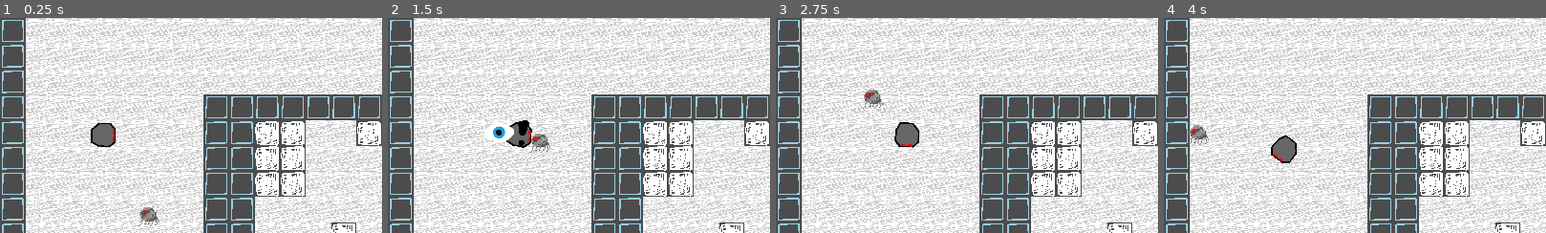
Above: before the commit, frames 1-4 (left to right).
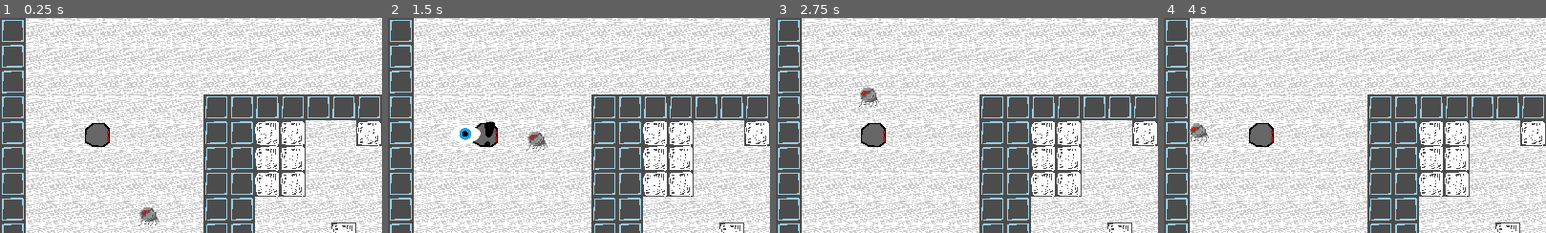
Above: after the commit, the same moments.

Repository: Roachbones/Visendus
Game: Godot game, scene res://TileMap.tscn
Same seed, same stepped clock (60 frames per second), same inputs: the game is played once before the commit and once after it.
Inputs (mouse positions are % of the whole screen's width and height, from its top left):
- Up to frame 1 (0.25 s): no input
- Up to frame 2 (1.5 s): move the mouse to (45, 70) at 0.52 s; hold Up (ui_up) from 0.53 s (still down); click (45, 70) at 0.67 s; move the mouse to (80, 65) at 1.27 s
- Up to frame 3 (2.75 s): move the mouse to (20, 35) at 2.02 s; release Up (ui_up) at 2.03 s; hold Left (ui_left) from 2.03 s (still down)
- Up to frame 4 (4 s): move the mouse to (55, 50) at 2.77 s; click (55, 50) at 2.92 s; move the mouse to (35, 25) at 3.52 s; release Left (ui_left) at 3.53 s; hold Down (ui_down) from 3.53 s (still down)
The pictures show only the part of the screen within x 0-50%, y 12-62%; the shares and areas given below are measured in that part.

The runs differ from the first frame. In frame 1, 0.5% of the frame differs, in the area x 22-31%, y 48-60%; in frame 2, 1.9%, in the area x 16-43%, y 47-63%; in frame 3, 1.6%; in frame 4, 1.5%.
Error after the commit: Parse Error: Expected '(' after assert (res://roomba.gd:14)

Commit message:
made no progress

Diff:
--- a/Seer.gd
+++ b/Seer.gd
@@ -1,8 +1,8 @@
 extends Node2D
 
 export var max_peripheral_angle = 0.3
-export(NodePath) var target_path
-onready var target = get_node(target_path) as Node2D
+#export(NodePath) var target_path
+var target: Node2D
 var space_state: Physics2DDirectSpaceState
 var collision: Dictionary
 
@@ -10,10 +10,16 @@
 var looking: Vector2 #normalized, direction we're looking
 var peripherality: float #radians
 
+func _ready():
+	#target = get_node(target_path)
+	target = get_parent().get_parent().get_node("Ides") #i don't like this....
+
 func _process(_delta):
 	$AnimatedSprite.rotation = -global_rotation
 
 func _physics_process(_delta):
+	if target == null:
+		return
 	to_target = target.global_position - global_position
 	looking = Vector2(cos(global_rotation), sin(global_rotation))
 	peripherality = abs(looking.angle_to(to_target))
@@ -21,6 +27,5 @@
 		space_state = get_world_2d().direct_space_state
 		collision = space_state.intersect_ray(global_position, target.global_position, [self])
 		if collision.collider == target:
-			print("TARGET SPOTTED!!!!")
 			$AnimatedSprite.play("alert")
 			$AnimatedSprite.set_frame(0)
--- /dev/null
+++ b/TileMap.gd
@@ -0,0 +1,14 @@
+extends TileMap
+#i think we might need to move this script to a higher node when we have multiple levels?
+
+
+# Called when the node enters the scene tree for the first time.
+func _ready():
+	pass
+
+func handle_collision_input():
+	print("huh?")
+
+# Called every frame. 'delta' is the elapsed time since the previous frame.
+#func _process(delta):
+#	pass
--- a/TileMap.tscn
+++ b/TileMap.tscn
@@ -1,26 +1,26 @@
-[gd_scene load_steps=4 format=2]
+[gd_scene load_steps=5 format=2]
 
 [ext_resource path="res://tileset.tres" type="TileSet" id=1]
-[ext_resource path="res://Ides.tscn" type="PackedScene" id=2]
-[ext_resource path="res://Roomba.tscn" type="PackedScene" id=3]
+[ext_resource path="res://TileMap.gd" type="Script" id=2]
+[ext_resource path="res://Ides.tscn" type="PackedScene" id=3]
+[ext_resource path="res://Roomba.tscn" type="PackedScene" id=4]
 
 [node name="Level0" type="TileMap"]
 tile_set = ExtResource( 1 )
 cell_clip_uv = true
 format = 1
 tile_data = PoolIntArray( 0, 0, 3, 1, 0, 3, 2, 0, 3, 3, 0, 3, 4, 0, 3, 5, 0, 3, 6, 0, 3, 7, 0, 3, 8, 0, 3, 9, 0, 3, 10, …(6903 unchanged characters)…
+script = ExtResource( 2 )
 
-[node name="Ides" parent="." instance=ExtResource( 2 )]
+[node name="Ides" parent="." instance=ExtResource( 3 )]
 light_mask = 0
 position = Vector2( 374.426, 626.551 )
 
-[node name="roomba" parent="." instance=ExtResource( 3 )]
+[node name="roomba" parent="." instance=ExtResource( 4 )]
 position = Vector2( 244.595, 421.405 )
 rotation = -6.28975
+input_pickable = true
 speed = 1
 rotation_speed = 0.02
 
-[node name="Seer" parent="roomba" index="2"]
-target_path = NodePath("../../Ides")
-
 [editable path="roomba"]
--- a/project.godot
+++ b/project.godot
@@ -23,6 +23,8 @@
 
 window/size/width=1920
 window/size/height=1080
+window/size/test_width=1280
+window/size/test_height=720
 window/stretch/mode="2d"
 window/stretch/aspect="keep"
 
--- a/roomba.gd
+++ b/roomba.gd
@@ -1,4 +1,5 @@
 extends KinematicBody2D
+
 
 export(int) var speed = 2
 export(float) var rotation_speed = 0.05
@@ -7,8 +8,10 @@
 var target_rotation = 0
 var collision: KinematicCollision2D
 
+
+
 func _ready():
-	pass # Replace with function body.
+	assert connect("input_event", get_parent(), "handle_collision_input", [self]) == 0
 
 func _physics_process(_delta):
 	rotation = fposmod(rotation, TAU)
@@ -19,3 +22,5 @@
 	else:
 		rotation += rotation_speed
 		target_rotation -= rotation_speed
+
+#func _on_input_event(viewport, event, shape_idx):
